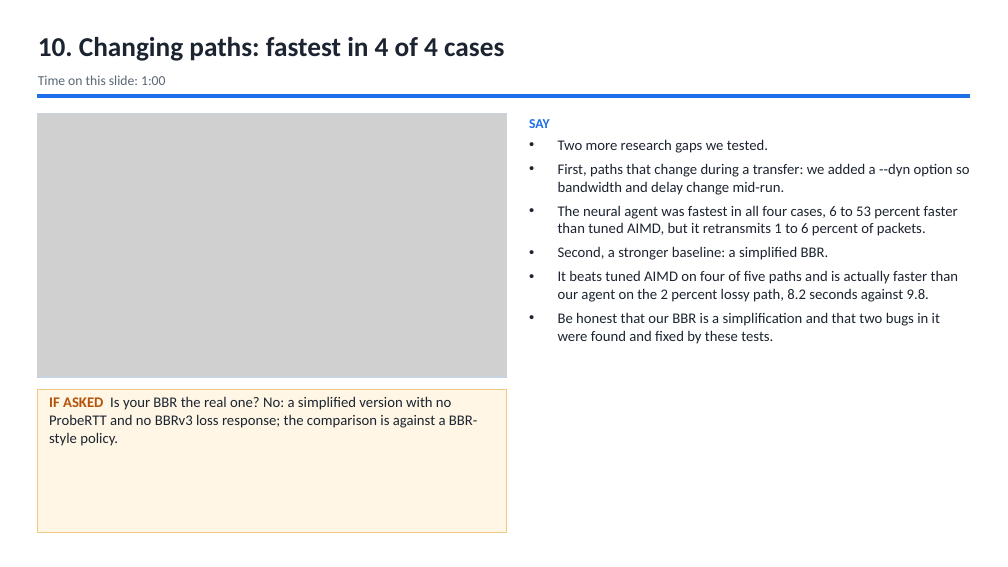
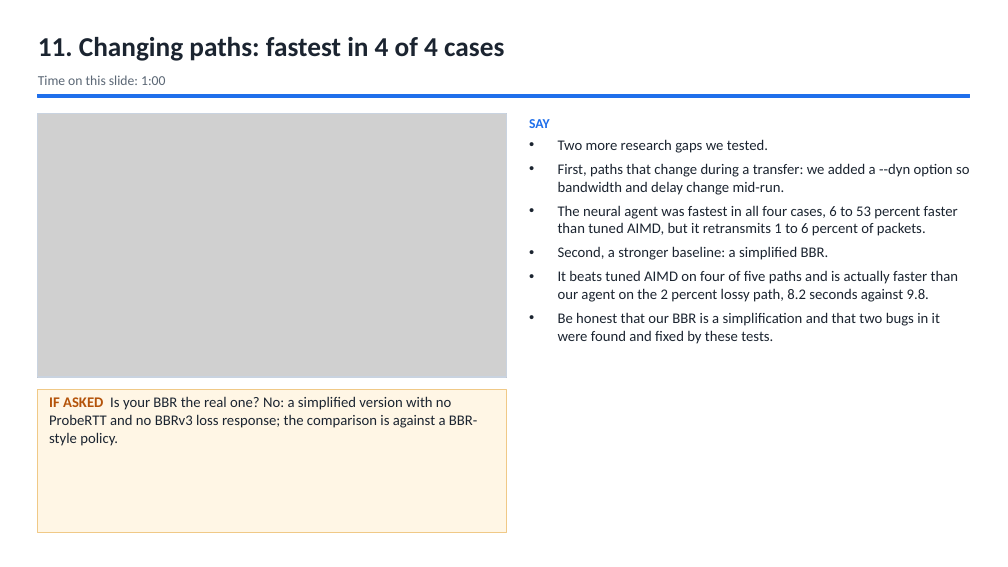
Before and after one commit to Capsturrrr/REPLIC, a slide deck: slide 13 of docs/final/RUDP_Host_Guide.pptx (slide 12 before the commit). Drawn at 1008x567 pixels with LibreOffice and Linux fonts; fonts in the diff are those of the drawing; grey boxes stand for pictures. Boxes give left, top, right and bottom in pixels: in the first picture for what was removed or moved away, otherwise in the second. Text is boxed around its words. In the diff, an @@ line names an element or a change of style, - is before the commit and + after.

```diff
--- a/docs/final/RUDP_Host_Guide.pptx
+++ b/docs/final/RUDP_Host_Guide.pptx
@@ text at [38, 37, 504, 61]: text changed @@
-10. Changing paths: fastest in 4 of 4 cases
+11. Changing paths: fastest in 4 of 4 cases
```
Also in this commit, not shown: 38 other slides changed, 1 slide added, 6 other files.
